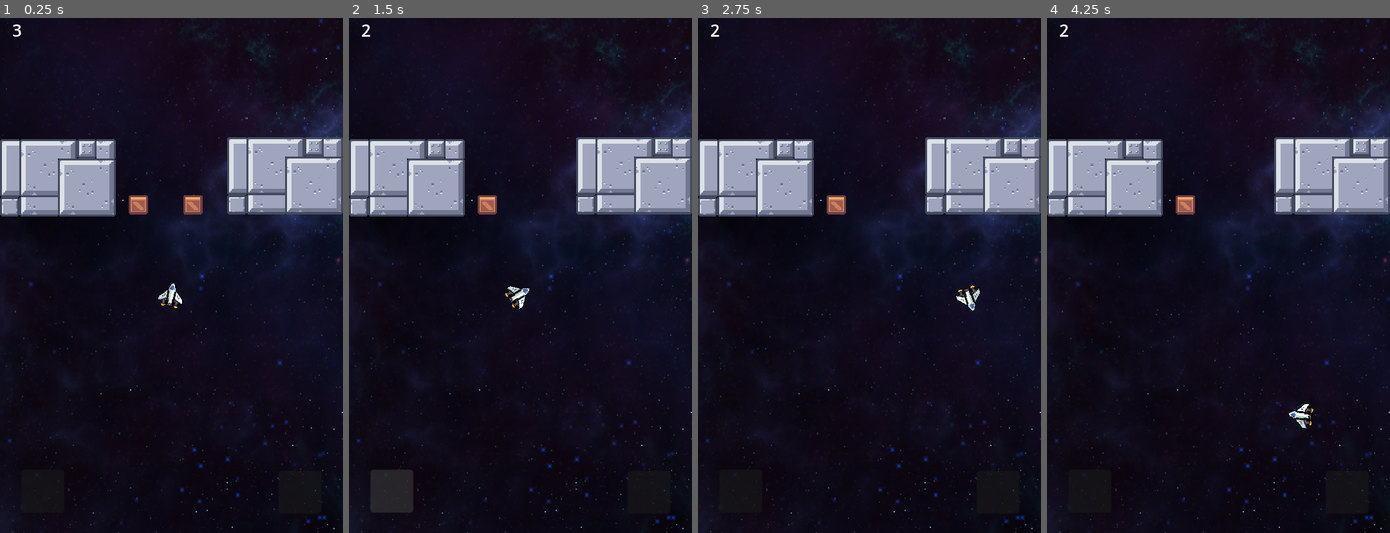
Above: before the commit, frames 1-4 (left to right).
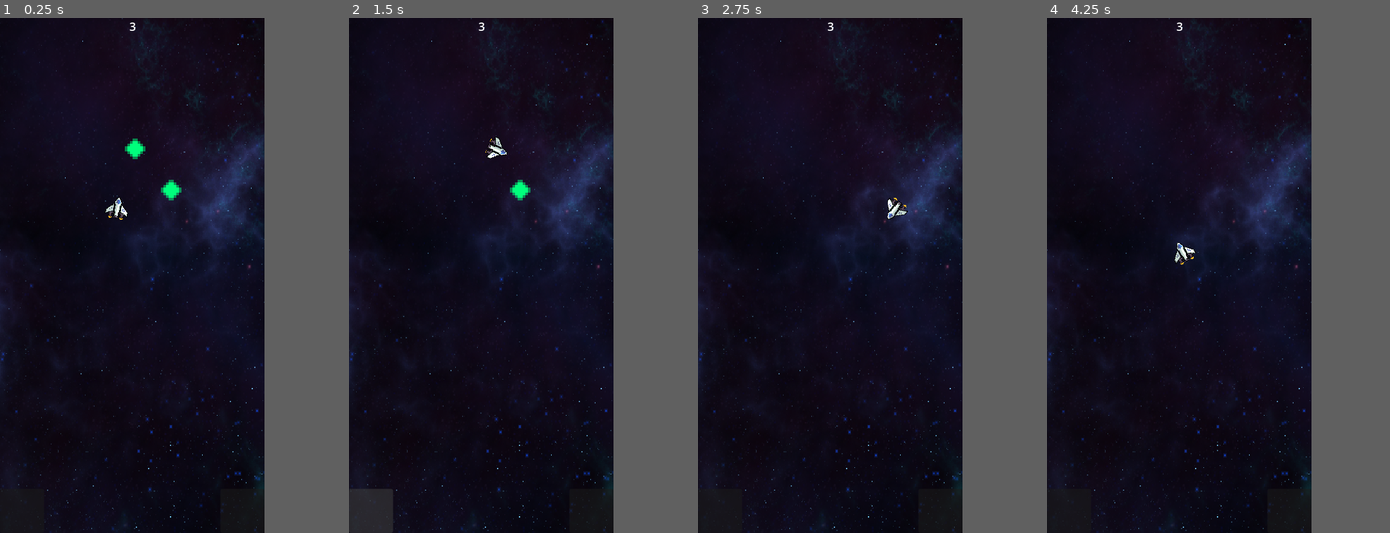
Above: after the commit, the same moments.

Repository: Alxlol/NeonSurge2
Game: Godot game, scene res://Levels/World.tscn
Same seed, same stepped clock (60 frames per second), same inputs: the game is played once before the commit and once after it.
Inputs (mouse positions are in pixels of both pictures, inside the frame that each line leads up to; where the layout moved, square brackets give the same spot in the first picture):
- Up to frame 1 (0.25 s): no input
- Up to frame 2 (1.5 s): click (664, 512) [650, 491] at 0.5 s; click (376, 512) [390, 491] at 1.25 s
- Up to frame 3 (2.75 s): move the mouse to (944, 249) at 2.02 s; hold Space (Thrust) from 2.03 s (still down); tap Ctrl (Rotate) at 2.1 s; click (944, 249) at 2.17 s
- Up to frame 4 (4.25 s): release Space (Thrust) at 2.75 s; drag from (1149, 301) to (1321, 301) at 2.77 s; move the mouse to (1252, 162) at 3.52 s; hold Space (Thrust) from 3.53 s (still down); tap Ctrl (Rotate) at 3.6 s
In our replay, the window is 533x799 before the commit and 411x799 after it. These sizes can differ from the game's own. Grey fills any space a smaller window leaves; there, only what the larger window draws over its background counts as a difference.

The runs differ from the first frame. In frame 1, 31% of the frame differs, in the area x 0-100%, y 0-100%; in frame 2, 32%; in frame 3, 30%; in frame 4, 30%.

Commit message:
new pickup sprite

Diff:
--- a/Actors/Characters/Player/Player.tscn
+++ b/Actors/Characters/Player/Player.tscn
@@ -78,10 +78,10 @@
 }]
 
 [sub_resource type="RectangleShape2D" id="RectangleShape2D_ulyqg"]
-size = Vector2(26, 25)
+size = Vector2(32, 32)
 
 [sub_resource type="RectangleShape2D" id="RectangleShape2D_tucvk"]
-size = Vector2(26, 25)
+size = Vector2(32, 32)
 
 [node name="Player" type="RigidBody2D"]
 linear_damp = 3.0
@@ -89,7 +89,7 @@
 
 [node name="Ship" type="Sprite2D" parent="."]
 z_index = 4
-scale = Vector2(0.8, 0.8)
+scale = Vector2(1.04167, 1.04167)
 texture = ExtResource("1_02n0t")
 
 [node name="Engine" type="Sprite2D" parent="Ship"]
@@ -116,18 +116,18 @@
 thrust_animation = NodePath("../Ship/Engine/ThrustAnimation")
 
 [node name="VisibleOnScreenNotifier2D" type="VisibleOnScreenNotifier2D" parent="."]
-position = Vector2(-5.96046e-07, 1.5)
-scale = Vector2(1.3, 1.25)
+position = Vector2(-5.96046e-07, 2)
+scale = Vector2(1.6, 1.6)
 
 [node name="CollisionShape2D" type="CollisionShape2D" parent="."]
-position = Vector2(0, 1.5)
+position = Vector2(0, 2)
 shape = SubResource("RectangleShape2D_ulyqg")
 
 [node name="Area2D" type="Area2D" parent="." groups=["player"]]
 position = Vector2(0, 0.5)
 
 [node name="CollisionShape2D" type="CollisionShape2D" parent="Area2D"]
-position = Vector2(0, 1)
+position = Vector2(0, 1.5)
 shape = SubResource("RectangleShape2D_tucvk")
 
 [connection signal="animation_finished" from="Ship/Engine/ThrustAnimation" to="ThrustComponent" method="_on_thrust_animation_animation_finished"]
--- a/Actors/Pickup/Pickup.tscn
+++ b/Actors/Pickup/Pickup.tscn
@@ -1,13 +1,16 @@
 [gd_scene load_steps=3 format=3 uid="uid://dktxfhgbacm26"]
 
-[ext_resource type="Texture2D" uid="uid://du8klsc2rg35f" path="res://Art/Pickups/tile_0026.png" id="1_nlf7b"]
+[ext_resource type="Texture2D" uid="uid://v6blxug4xcow" path="res://Art/Pickups/diamond_pickup.png" id="1_wwm06"]
 
 [sub_resource type="RectangleShape2D" id="RectangleShape2D_pkknq"]
+size = Vector2(6.28571, 6.28571)
 
 [node name="Pickup" type="Node2D"]
 
 [node name="Tile0026" type="Sprite2D" parent="."]
-texture = ExtResource("1_nlf7b")
+modulate = Color(0, 1, 0.486275, 1)
+scale = Vector2(3.5, 3.5)
+texture = ExtResource("1_wwm06")
 
 [node name="Area2D" type="Area2D" parent="Tile0026" groups=["pickup"]]
 
--- a/Levels/World.tscn
+++ b/Levels/World.tscn
@@ -1,8 +1,7 @@
-[gd_scene load_steps=5 format=3 uid="uid://cxcsf8cg45ri1"]
+[gd_scene load_steps=4 format=3 uid="uid://cxcsf8cg45ri1"]
 
 [ext_resource type="Texture2D" uid="uid://kbrla5nieg6n" path="res://Art/Backgrounds/Blue_Nebula_01-1024x1024.png" id="1_yec5f"]
 [ext_resource type="PackedScene" uid="uid://kghdlox5n662" path="res://UI/UserInterface.tscn" id="3_xjwvt"]
-[ext_resource type="PackedScene" uid="uid://rt6whdr4ciw3" path="res://Actors/Obstacle/Obstacle.tscn" id="4_atd84"]
 [ext_resource type="PackedScene" uid="uid://dktxfhgbacm26" path="res://Actors/Pickup/Pickup.tscn" id="5_qpk7n"]
 
 [node name="Main" type="Node"]
@@ -22,14 +21,8 @@
 
 [node name="UserInterface" parent="." instance=ExtResource("3_xjwvt")]
 
-[node name="Obstacle" parent="." instance=ExtResource("4_atd84")]
-position = Vector2(54, 149)
-
-[node name="Obstacle2" parent="." instance=ExtResource("4_atd84")]
-position = Vector2(266, 147)
-
 [node name="Pickup" parent="." instance=ExtResource("5_qpk7n")]
-position = Vector2(129, 174)
+position = Vector2(184, 178)
 
 [node name="Pickup2" parent="." instance=ExtResource("5_qpk7n")]
-position = Vector2(180, 174)
+position = Vector2(233, 234)
--- a/UI/UserInterface.gd
+++ b/UI/UserInterface.gd
@@ -8,12 +8,8 @@
 func update_health(new_health):
 	health.text = str(new_health)
 
-
-
-
 func _on_thrust_button_pressed() -> void:
 	PlayerState.player_instance.thrust_component.thrust_forward()
 
-
 func _on_rotate_button_pressed() -> void:
 	PlayerState.player_instance.rotate_component.rotate_player()
--- a/UI/UserInterface.tscn
+++ b/UI/UserInterface.tscn
@@ -19,18 +19,20 @@
 anchor_right = 1.0
 anchor_bottom = 1.0
 offset_left = -60.0
-offset_top = -58.0
-offset_right = -20.0
-offset_bottom = -18.0
+offset_top = -60.0
 grow_horizontal = 0
 grow_vertical = 0
 focus_mode = 0
 
 [node name="Health" type="Label" parent="."]
-layout_mode = 0
-offset_left = 11.0
-offset_right = 51.0
+layout_mode = 1
+anchors_preset = 5
+anchor_left = 0.5
+anchor_right = 0.5
+offset_left = -4.0
+offset_right = 6.0
 offset_bottom = 23.0
+grow_horizontal = 2
 text = "3"
 
 [node name="RotateButton" type="Button" parent="."]
@@ -38,10 +40,8 @@
 anchors_preset = 2
 anchor_top = 1.0
 anchor_bottom = 1.0
-offset_left = 20.0
-offset_top = -59.0
+offset_top = -60.0
 offset_right = 60.0
-offset_bottom = -19.0
 grow_vertical = 0
 focus_mode = 0
 
--- a/project.godot
+++ b/project.godot
@@ -21,8 +21,8 @@
 
 [display]
 
-window/size/viewport_width=320
-window/size/viewport_height=480
+window/size/viewport_width=360
+window/size/viewport_height=700
 window/size/window_width_override=640
 window/size/window_height_override=960
 window/stretch/mode="canvas_items"
Binary file added: Art/Pickups/diamond_pickup.png
Not shown, added: Art/Pickups/diamond_pickup.png.import
Binary file added: Art/Pickups/diamond_pickup_16x16.png
Not shown, added: Art/Pickups/diamond_pickup_16x16.png.import
Binary file added: Art/Pickups/star_bronze.png
Not shown, added: Art/Pickups/star_bronze.png.import
Binary file added: Art/Pickups/star_gold.png
Not shown, added: Art/Pickups/star_gold.png.import
Binary file added: Art/Pickups/star_silver.png
Not shown, added: Art/Pickups/star_silver.png.import
